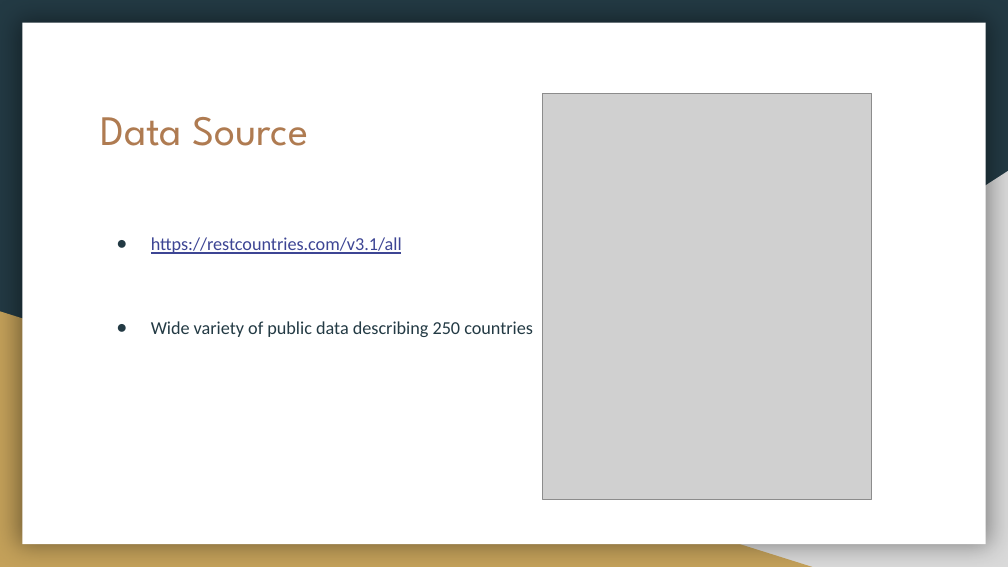
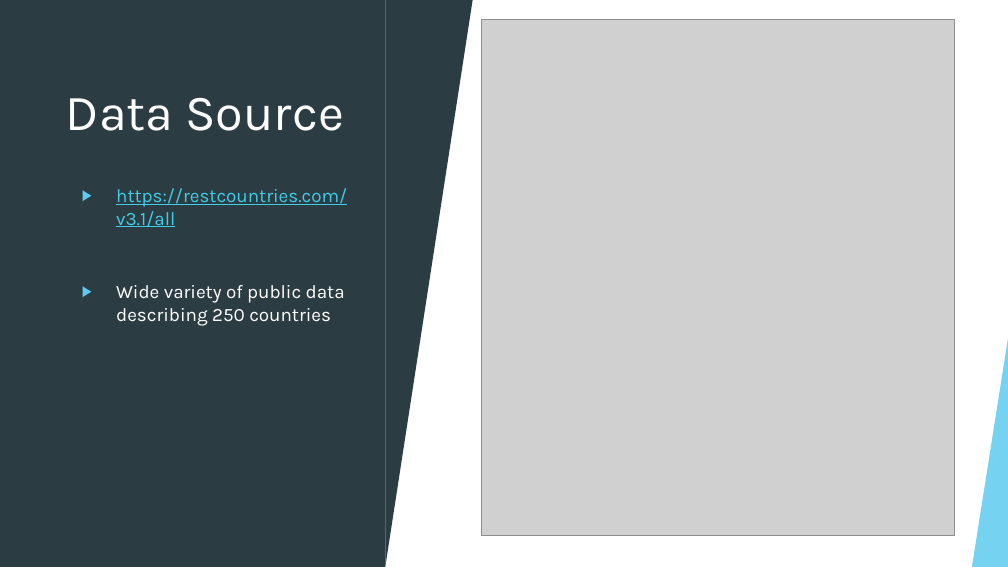
Before and after one commit to nelsonalb/World_Population-Project-3, a slide deck: slide 2 of Project 3- World Data Population.pptx. Drawn at 1008x567 pixels with LibreOffice and Linux fonts; fonts in the diff are those of the drawing; grey boxes stand for pictures. Boxes give left, top, right and bottom in pixels: in the first picture for what was removed or moved away, otherwise in the second. Text is boxed around its words. In the diff, an @@ line names an element or a change of style, - is before the commit and + after.

```diff
--- a/Project 3- World Data Population.pptx
+++ b/Project 3- World Data Population.pptx
@@ background #233A44 to #FFFFFF @@
@@ rectangle added at (x1=0, y1=0, x2=1008, y2=566), fill #FFFFFF @@
@@ rectangle added at (x1=0, y1=0, x2=385, y2=566), fill #2C3C43 @@
@@ rectangle removed at (x1=22, y1=23, x2=986, y2=544) @@
@@ triangle added at (x1=385, y1=0, x2=473, y2=566), fill #2C3C43 @@
@@ picture resized from (x1=542, y1=93, x2=872, y2=499) to (x1=482, y1=19, x2=955, y2=535) @@
@@ title "Data Source" moved from (x1=100, y1=117, x2=308, y2=146) to (x1=66, y1=98, x2=344, y2=131) @@
@@ title "Data Source" at (x1=66, y1=98, x2=344, y2=131): size 30 to 36 pt, font League Spartan to Karla, text colour #AF7B51 to #FFFFFF; vertical alignment top to middle @@
@@ text "https://restcountries.com/v3.1/all" moved from (x1=151, y1=237, x2=533, y2=337) to (x1=116, y1=188, x2=347, y2=326) @@
@@ text "https://restcountries.com/v3.1/all" at (x1=116, y1=188, x2=347, y2=326): size 13 to 13.5 pt, font Calibri to Karla; text colour #3D4594 to #3FCDE7 in "https://restcountries.com/v3.1/all"; text colour #233A44 to #FFFFFF in "Wide variety of public data describing 250 ..."; bullet ● to ▶; line spacing 1.15 to 1; more space between paragraphs; bullet colour #233A44 to #5FCBEF; less space between paragraphs @@
@@ right triangle removed at (x1=395, y1=171, x2=1008, y2=567) @@
@@ right triangle removed at (x1=0, y1=311, x2=812, y2=567) @@
@@ group added at (x1=0, y1=0, x2=1008, y2=567): 5 freeform shapes, 3 triangles, 2 lines @@
@@ group added at (x1=0, y1=0, x2=1008, y2=567): 5 freeform shapes, 3 triangles, 2 lines @@
@@ triangle added at (x1=972, y1=332, x2=1008, y2=566), fill #5FCBEF at 85% opacity @@
```
Also in this commit, not shown: 6 other slides changed, 1 slide added, 1 slide removed.
